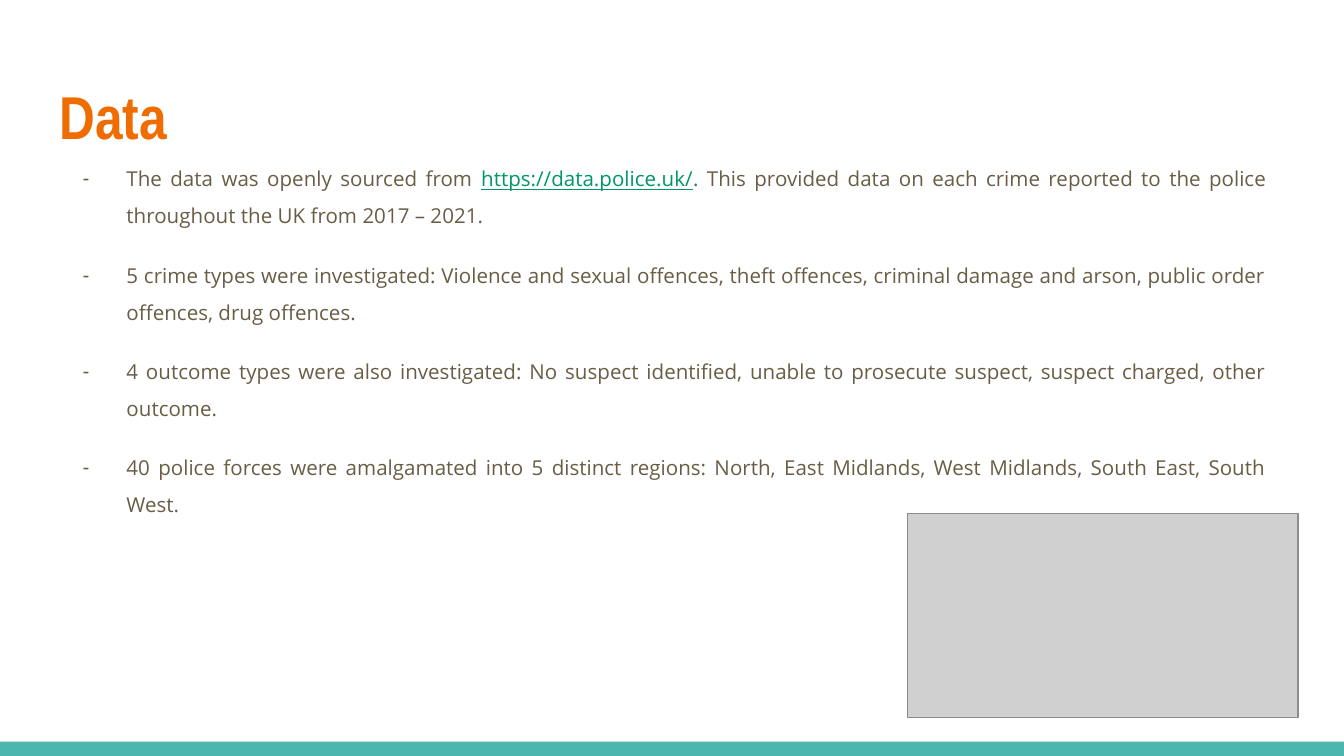
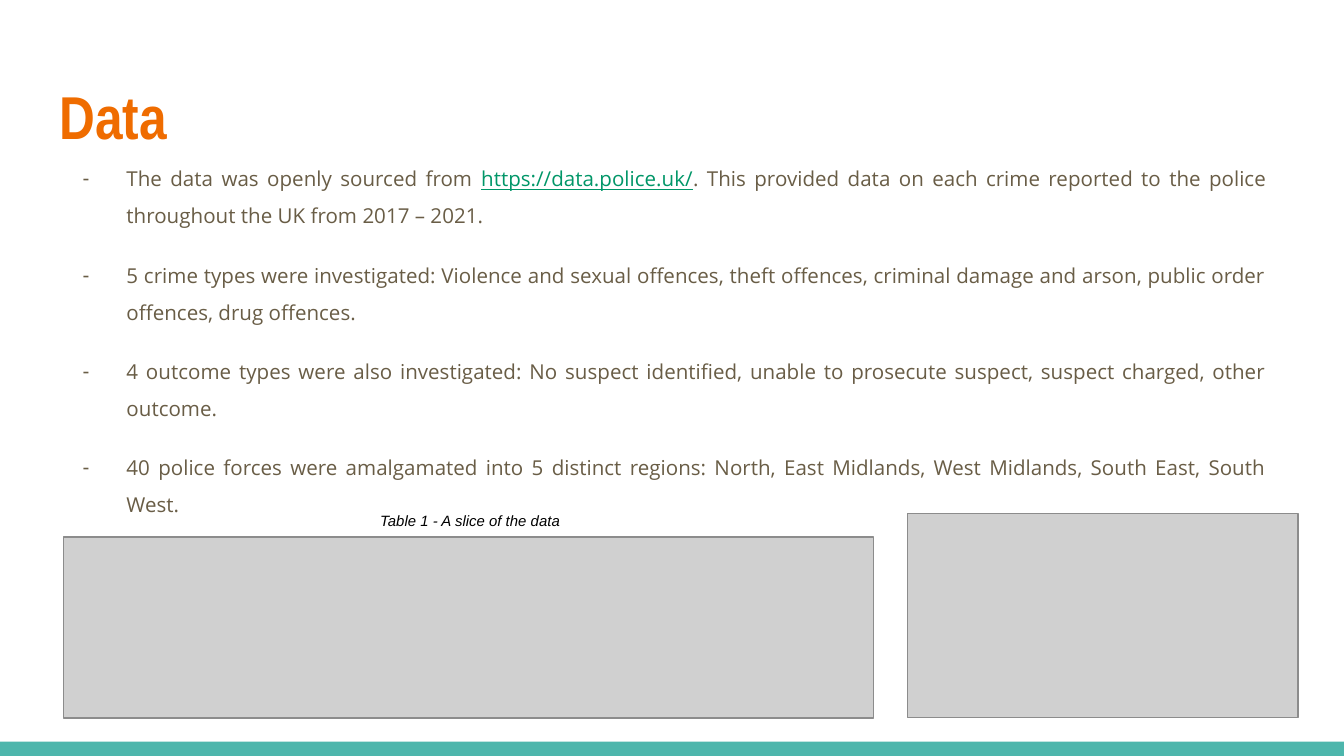
Before and after one commit to elliot-linsey/QMUL, a slide deck: slide 5 of EOY Project/Presentation.pptx. Drawn at 1344x756 pixels with LibreOffice and Linux fonts; fonts in the diff are those of the drawing; grey boxes stand for pictures. Boxes give left, top, right and bottom in pixels: in the first picture for what was removed or moved away, otherwise in the second. Text is boxed around its words. In the diff, an @@ line names an element or a change of style, - is before the commit and + after.

```diff
--- a/EOY Project/Presentation.pptx
+++ b/EOY Project/Presentation.pptx
@@ picture added at bbox=[63, 538, 872, 719] @@
@@ text added at bbox=[380, 515, 560, 526], 8 pt, text #000000, italic @@
+Table 1 - A slice of the data
```
Also in this commit, not shown: 7 other slides changed, 1 slide added, 1 slide removed, 1 other file.
